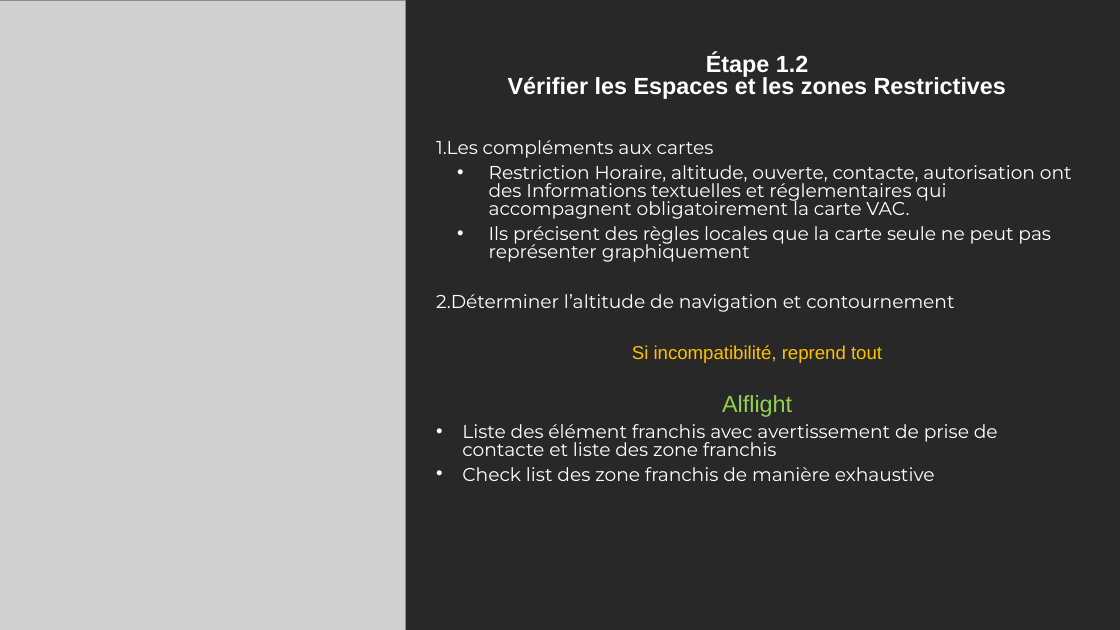
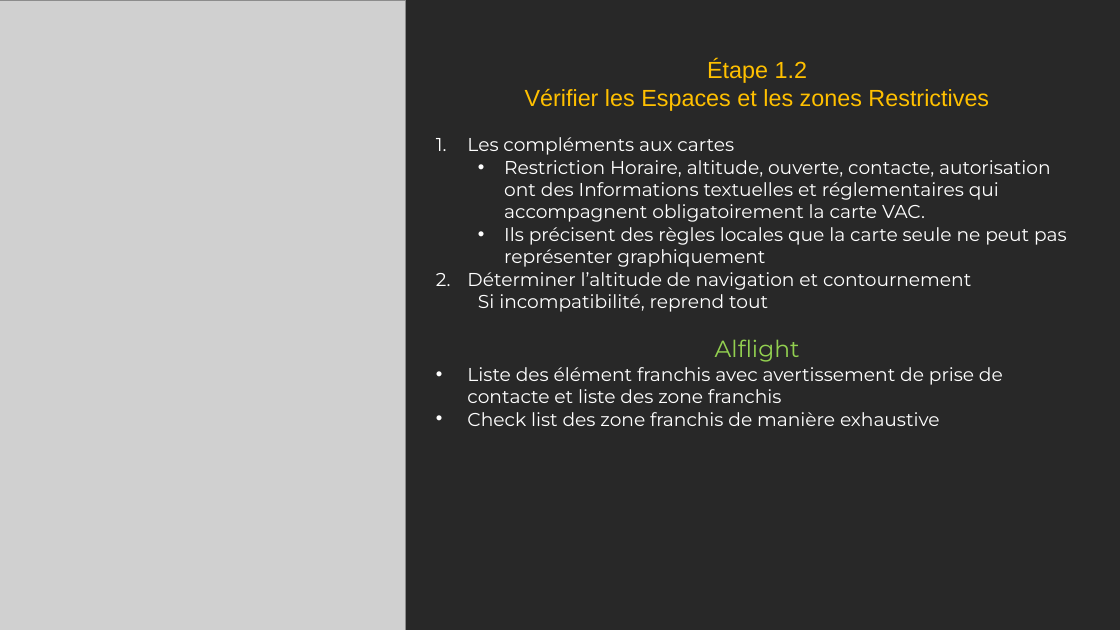
Before and after one commit to Ne0hermes/alflight, a slide deck: slide 4 of ALFlight_Presentation_Complete.pptx. Drawn at 1120x630 pixels with LibreOffice and Linux fonts; fonts in the diff are those of the drawing; grey boxes stand for pictures. Boxes give left, top, right and bottom in pixels: in the first picture for what was removed or moved away, otherwise in the second. Text is boxed around its words. In the diff, an @@ line names an element or a change of style, - is before the commit and + after.

Commit message:
Update: Navigation module, AIXM parser et VFR points extractor - Ajout doc PDF

```diff
--- a/ALFlight_Presentation_Complete.pptx
+++ b/ALFlight_Presentation_Complete.pptx
@@ text "Étape 1.2 Vérifier les Espaces ..." at (x1=467, y1=59, x2=1067, y2=426): text colour #FFFFFF to #FFC000, bold off in "Étape 1.2 Vérifier les Espaces et les ..."; font Arial to Montserrat in "Si incompatibilité, reprend tout", "Alflight"; text colour #FFC000 to #FFFFFF in "Si incompatibilité, reprend tout"; line spacing 0.8 to 1; less space between paragraphs; indent changed; alignment centre to left @@
```
Also in this commit, not shown: 16 other slides changed, 10 slides added, 17 slides removed, 6 other files.
